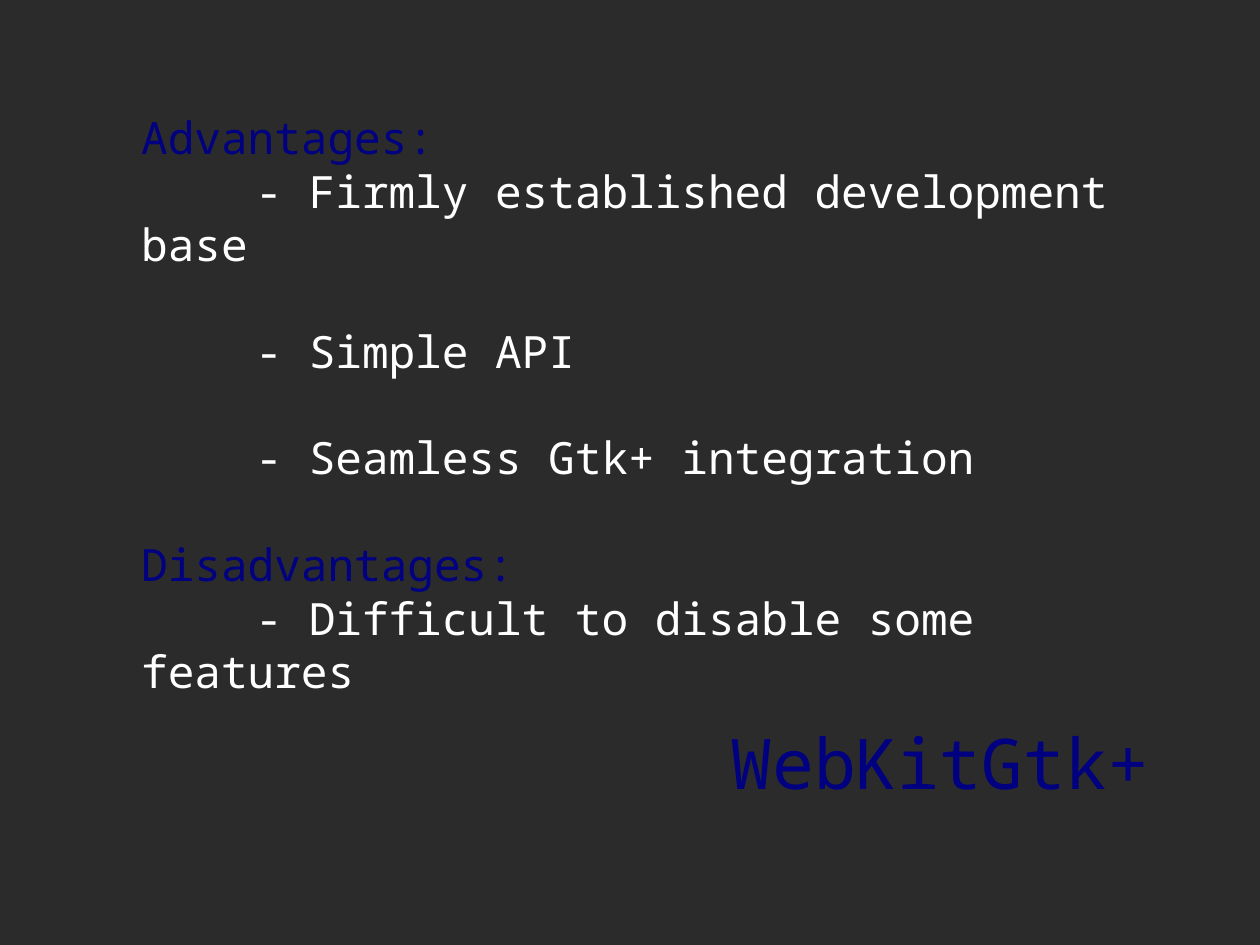
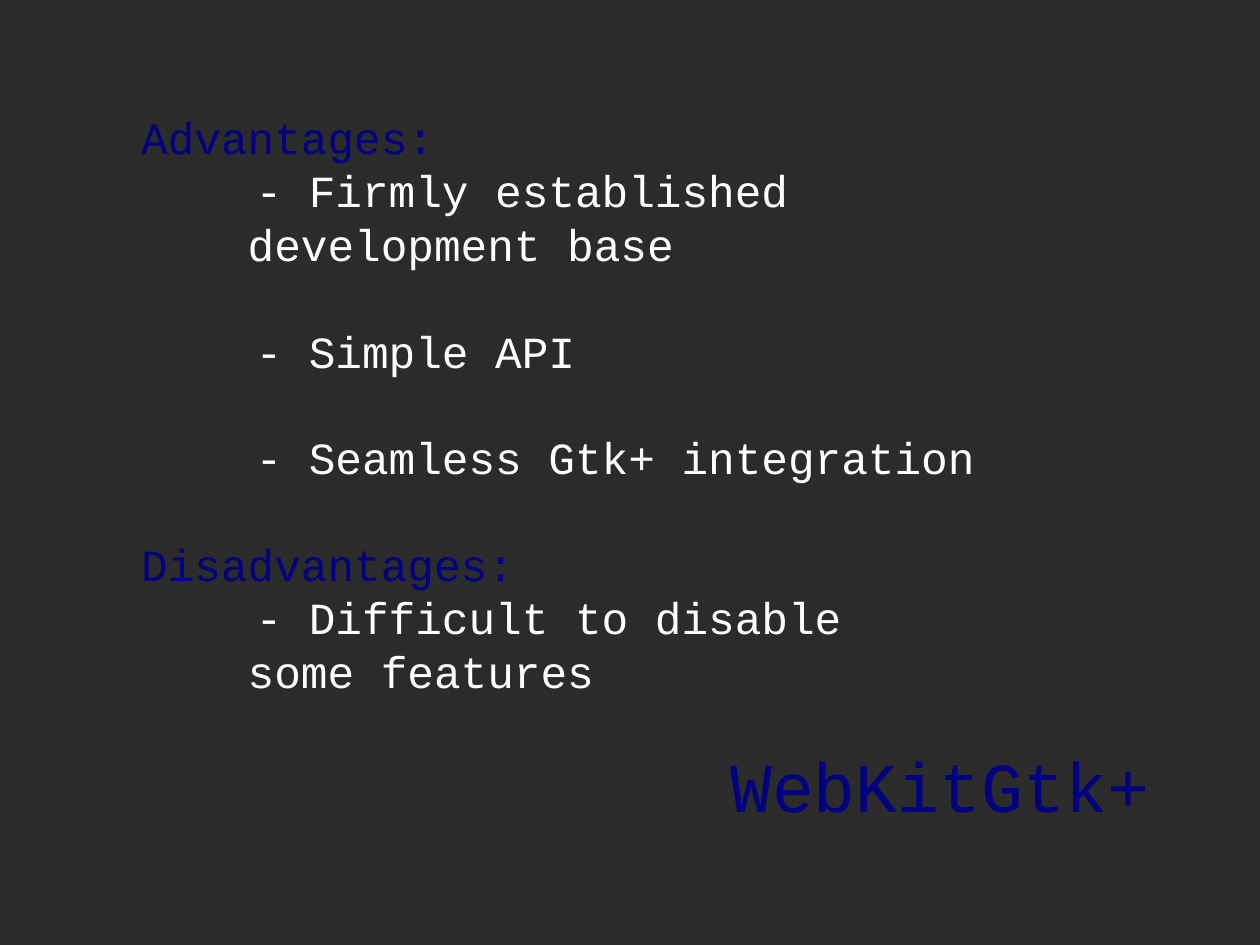
Before and after one commit to ddyngrp/bcit-courses, a slide deck: slide 7 of reports/presentation/spry_presentation.odp. Drawn at 1260x945 pixels with LibreOffice and Linux fonts; fonts in the diff are those of the drawing; background and template pictures are left out; a plain dark background stands for a picture behind light text. Boxes give left, top, right and bottom in pixels: in the first picture for what was removed or moved away, otherwise in the second. Text is boxed around its words. In the diff, an @@ line names an element or a change of style, - is before the commit and + after.

Commit message:
New update

```diff
--- a/reports/presentation/spry_presentation.odp
+++ b/reports/presentation/spry_presentation.odp
@@ text at bbox=[248, 176, 788, 271]: text changed; font Noto Sans Mono to Courier New @@
-- Firmly established development base
+- Firmly established
+development base
@@ text at bbox=[309, 336, 975, 483]: font Noto Sans Mono to Courier New in "Advantages:", "- Simple API", "- Seamless Gtk+ integration", "Disadvantages:" @@
@@ text at bbox=[248, 603, 841, 689]: text changed; font Noto Sans Mono to Courier New @@
-- Difficult to disable some features
+- Difficult to disable
+some features
@@ text "WebKitGtk+": place and size @@
-text "WebKitGtk+" at bbox=[90, 715, 1162, 820]
+text "WebKitGtk+" at bbox=[90, 736, 1162, 831]
@@ text "WebKitGtk+" at bbox=[90, 736, 1162, 831]: font Noto Sans Mono to Courier New @@
```
